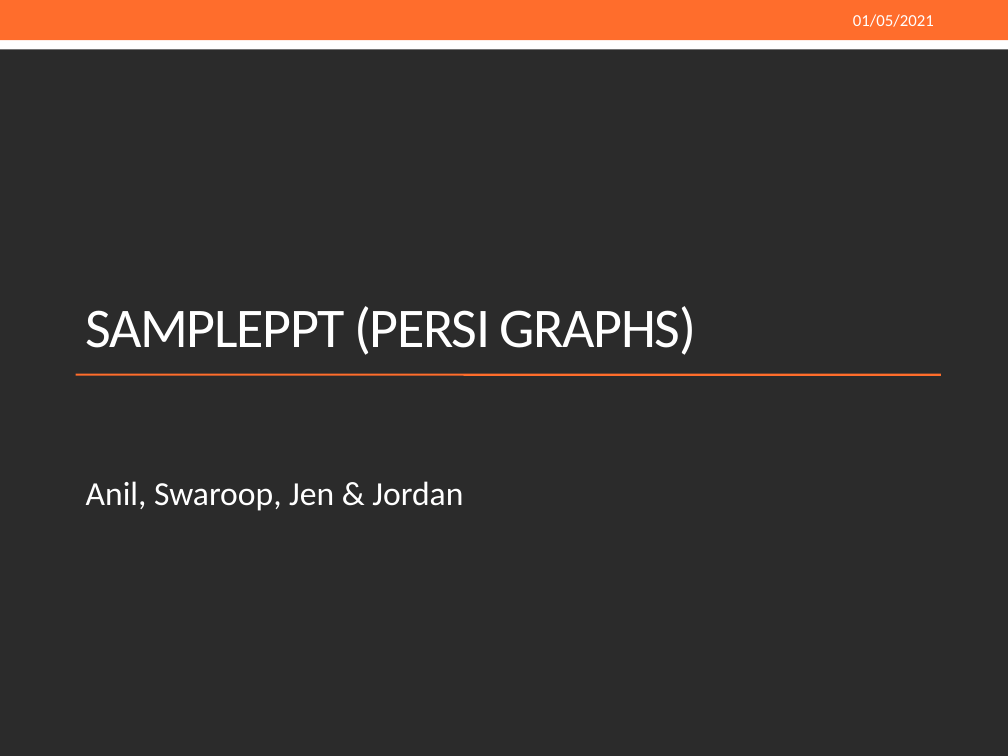
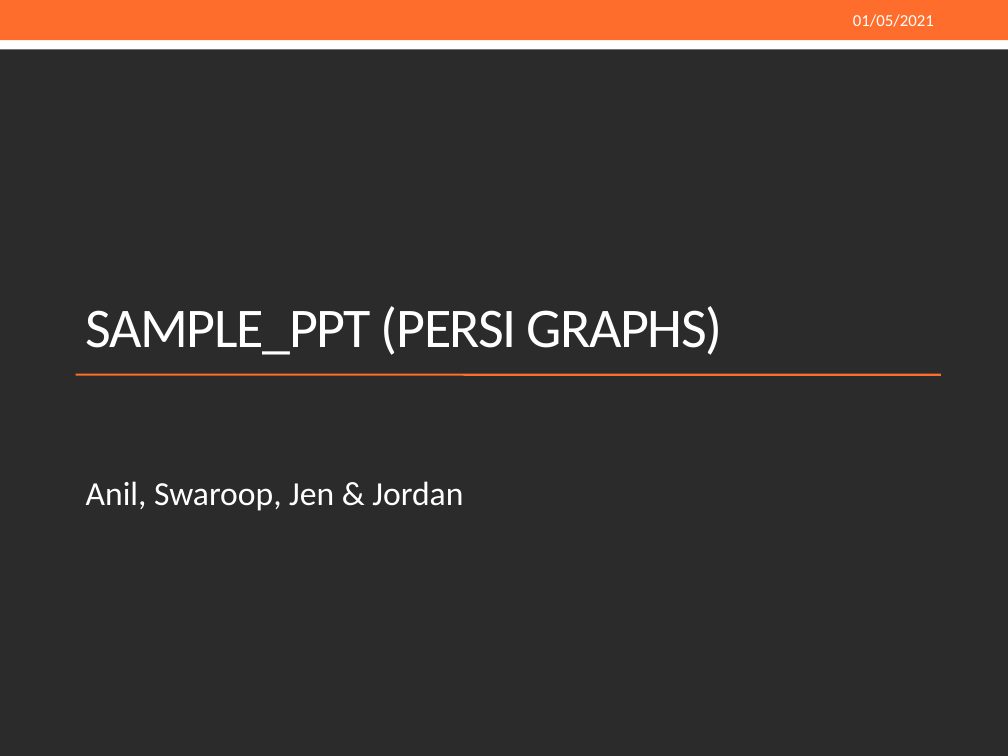
Before and after one commit to ReasonFoundation/GraphicsR, a slide deck: slide 1 of DeckUpdate/SamplePPT.pptx. Drawn at 1008x756 pixels with LibreOffice and Linux fonts; fonts in the diff are those of the drawing; background and template pictures are left out; a plain dark background stands for a picture behind light text. Boxes give left, top, right and bottom in pixels: in the first picture for what was removed or moved away, otherwise in the second. Text is boxed around its words. In the diff, an @@ line names an element or a change of style, - is before the commit and + after.

Commit message:
Updated SamplePPT

```diff
--- a/DeckUpdate/SamplePPT.pptx
+++ b/DeckUpdate/SamplePPT.pptx
@@ title at (86, 306, 722, 355): text changed @@
-SAMPLEPPT (PERSI GRAPHS)
+SAMPLE_PPT (PERSI GRAPHS)
```
Also in this commit, not shown: 2 other slides changed, 1 slide added, 2 other files.
